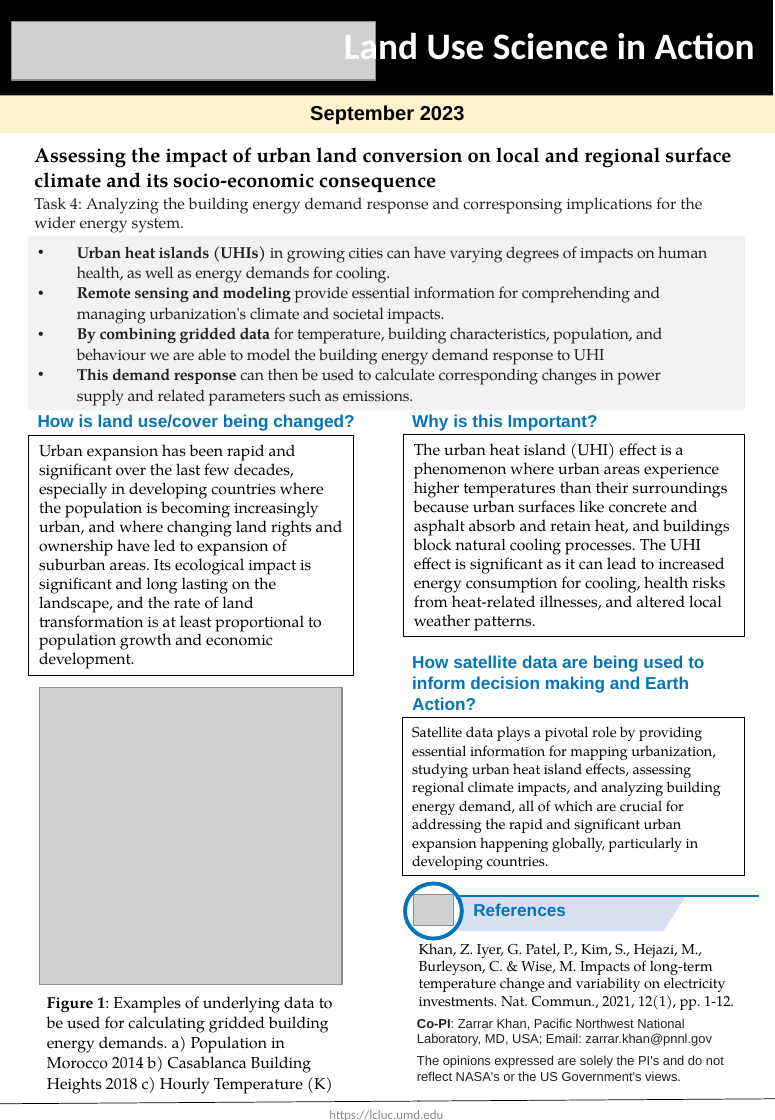
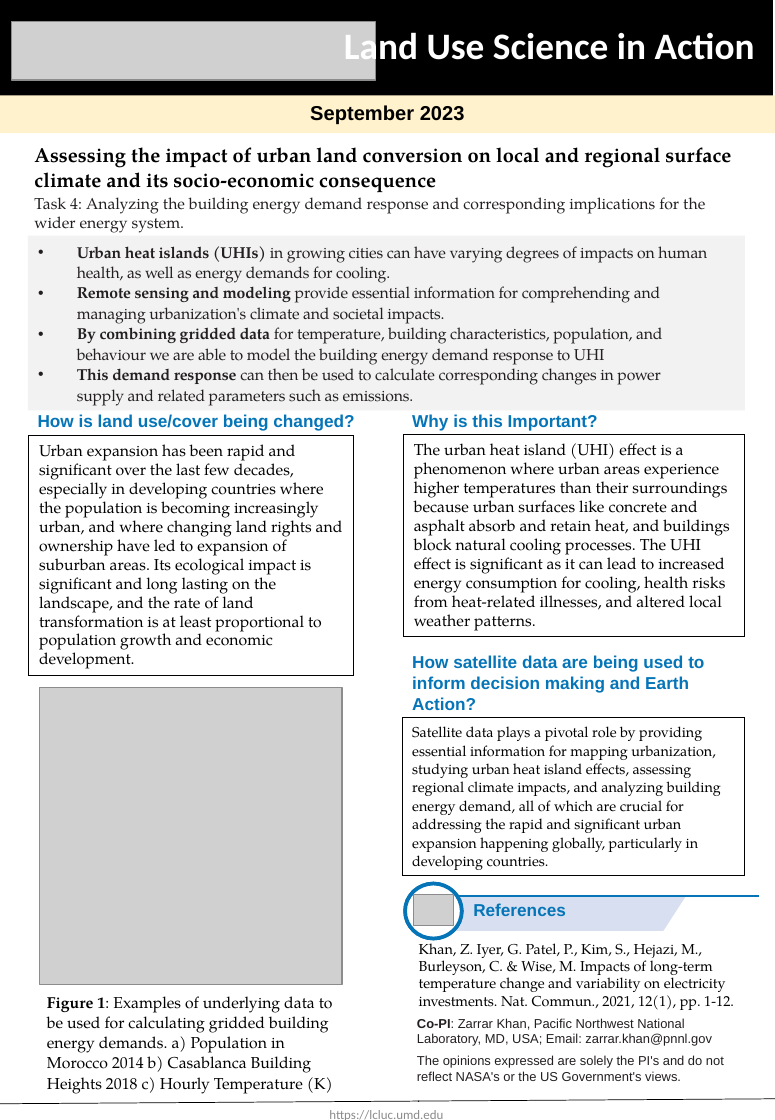
Before and after one commit to JGCRI/bed, a slide deck: slide 1 of extras/presentations/Land_Use_Change_Science_template_pnnl_task4.pptx. Drawn at 775x1120 pixels with LibreOffice and Linux fonts; fonts in the diff are those of the drawing; grey boxes stand for pictures. Boxes give left, top, right and bottom in pixels: in the first picture for what was removed or moved away, otherwise in the second. Text is boxed around its words. In the diff, an @@ line names an element or a change of style, - is before the commit and + after.

Commit message:
Updating presentations

```diff
--- a/extras/presentations/Land_Use_Change_Science_template_pnnl_task4.pptx
+++ b/extras/presentations/Land_Use_Change_Science_template_pnnl_task4.pptx
@@ text at box(34, 197, 705, 233): text changed @@
-Task 4: Analyzing the building energy demand response and corresponsing implications for the wider energy system.
+Task 4: Analyzing the building energy demand response and corresponding implications for the wider energy system.
```
